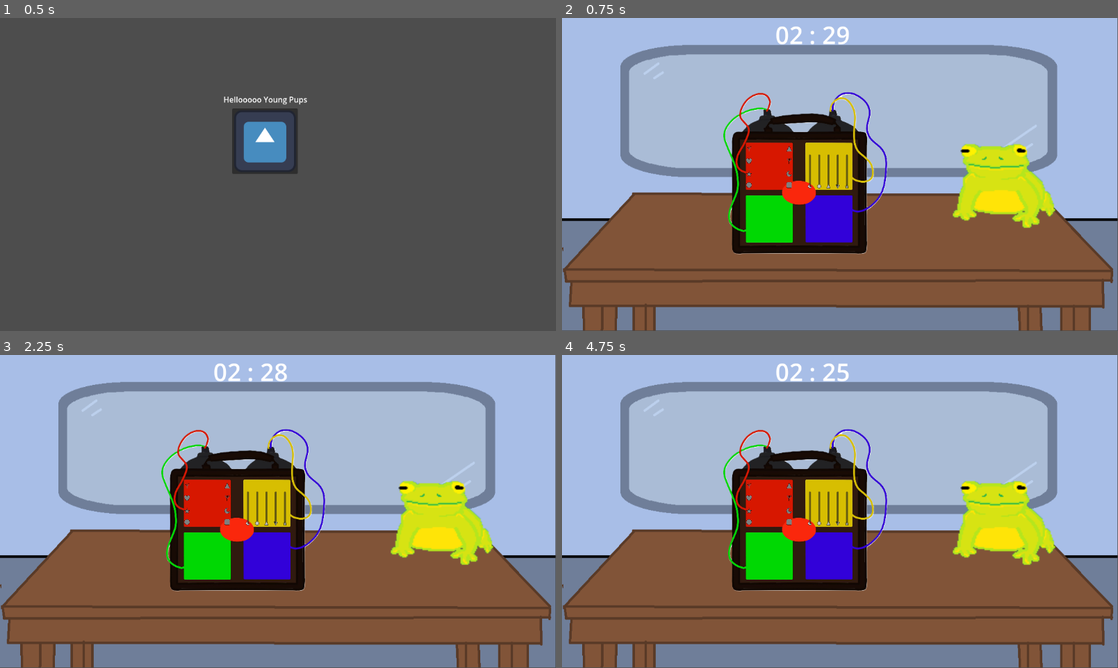
Above: before the commit, frames 1-4 (two rows, left to right).
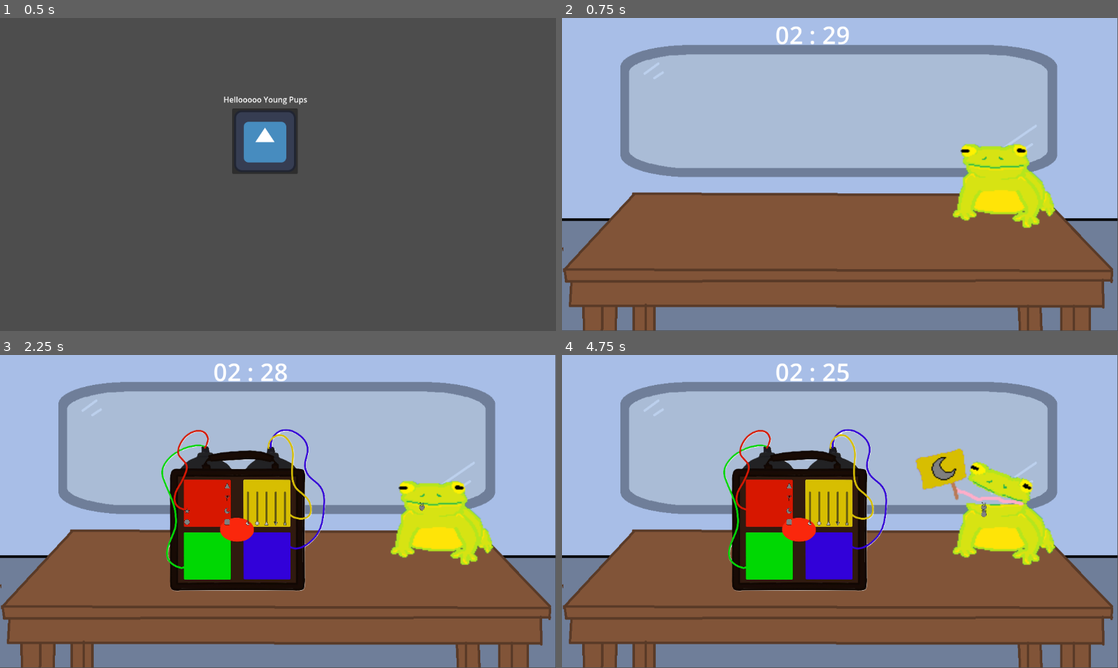
Above: after the commit, the same moments.

Repository: DepressoExpressoBoi/Godot-Wild-Jam-Signal
Game: Godot game, scene res://scenes/game_controller.tscn
The game is run twice, just before and just after one commit, with the same random seed, the same clock (stepped at 60 frames per second) and the same inputs. The engine's default icon, where the game draws it, is replaced by a stand-in: a white triangle on a blue panel in a dark square.
Inputs (mouse positions are in pixels of both pictures, inside the frame that each line leads up to; where the layout moved, square brackets give the same spot in the first picture):
- Up to frame 1 (0.5 s): no input
- Up to frame 2 (0.75 s): click (828, 140) at 0.5 s
- Up to frame 3 (2.25 s): click (189, 486) at 1.25 s; click (189, 498) at 2 s
- Up to frame 4 (4.75 s): click (751, 511) at 2.75 s; click (751, 520) at 3.5 s; click (984, 505) [751, 486] at 4.25 s

Frame 1 is identical in both runs. In frame 2, 11% of the frame differs, in the area x 29-59%, y 23-76%; in frame 3, less than 0.1%; in frame 4, 2.1%.

Commit message:
Added end game states for when timer runs out and for when all the puzzles have been solved. No difference at the moment

Diff:
--- a/project.godot
+++ b/project.godot
@@ -22,7 +22,6 @@
 [display]
 
 window/stretch/mode="viewport"
-window/stretch/aspect="expand"
 
 [physics]
 
--- a/scenes/bomb_and_frog.tscn
+++ b/scenes/bomb_and_frog.tscn
@@ -22,7 +22,9 @@
 scale = Vector2(2.328125, 2.1640625)
 
 [node name="Bomb" parent="." unique_id=258079969 instance=ExtResource("1_1vjqw")]
-position = Vector2(493, 357)
+visible = false
+position = Vector2(897, 328)
+scale = Vector2(0.065, 0.065)
 
 [node name="timerLabel" type="Label" parent="." unique_id=1744390657]
 offset_left = 442.0
@@ -38,7 +40,6 @@
 
 [node name="AudioStreamPlayer2D" type="AudioStreamPlayer2D" parent="." unique_id=1196809095]
 stream = ExtResource("4_5ad8w")
-autoplay = true
 
 [connection signal="input_event" from="Jimmy" to="." method="_on_jimmy_input_event"]
 [connection signal="input_event" from="Bomb" to="." method="_on_bomb_input_event"]
--- a/scenes/jimmy.tscn
+++ b/scenes/jimmy.tscn
@@ -49,11 +49,17 @@
 [ext_resource type="Texture2D" uid="uid://b7jw8onf45bqv" path="res://assets/jimmy/jimmy_clues/red_clues/jimmy_red_triangle.png" id="46_4v4ia"]
 [ext_resource type="Texture2D" uid="uid://dlaj74peq35nr" path="res://assets/jimmy/jimmy_clues/yellow_clues/jimmy_yellow_bun.png" id="47_bsx3k"]
 [ext_resource type="Texture2D" uid="uid://crp41x5e1n3dm" path="res://assets/jimmy/jimmy_clues/yellow_clues/jimmy_yellow_circle.png" id="48_pf8t5"]
+[ext_resource type="Texture2D" uid="uid://dl11ht06v60ea" path="res://assets/jimmy/jimmy_animation/jimmy_tongue_bomb_1.png" id="48_teikv"]
 [ext_resource type="Texture2D" uid="uid://rqm611227eau" path="res://assets/jimmy/jimmy_clues/yellow_clues/jimmy_yellow_fork3.png" id="49_o7ps4"]
+[ext_resource type="Texture2D" uid="uid://8cvx430hoolt" path="res://assets/jimmy/jimmy_animation/jimmy_tongue_bomb_2.png" id="49_tew26"]
+[ext_resource type="Texture2D" uid="uid://cpqrnudppsam2" path="res://assets/jimmy/jimmy_animation/jimmy_tongue_bomb_3.png" id="50_k4qcf"]
 [ext_resource type="Texture2D" uid="uid://nbimv3bv4wr0" path="res://assets/jimmy/jimmy_clues/yellow_clues/jimmy_yellow_fork4.png" id="50_rolvm"]
+[ext_resource type="Texture2D" uid="uid://wadbhr7d41ig" path="res://assets/jimmy/jimmy_animation/jimmy_tongue_bomb_4.png" id="51_4v4ia"]
 [ext_resource type="Texture2D" uid="uid://bemg2y4bn578i" path="res://assets/jimmy/jimmy_clues/yellow_clues/jimmy_yellow_hamburber.png" id="51_naibt"]
 [ext_resource type="Texture2D" uid="uid://y8duravte6eg" path="res://assets/jimmy/jimmy_clues/yellow_clues/jimmy_yellow_heart.png" id="52_0bgk7"]
+[ext_resource type="Texture2D" uid="uid://dt0po2mxihiku" path="res://assets/jimmy/jimmy_animation/jimmy_tongue_bomb_5.png" id="52_bsx3k"]
 [ext_resource type="Texture2D" uid="uid://m81x8oec1ria" path="res://assets/jimmy/jimmy_clues/yellow_clues/jimmy_yellow_moon.png" id="53_gx5h7"]
+[ext_resource type="Texture2D" uid="uid://fq2alc66c6k5" path="res://assets/jimmy/jimmy_animation/jimmy_tongue_bomb_6.png" id="53_pf8t5"]
 [ext_resource type="Texture2D" uid="uid://ciyutfbvn1tb1" path="res://assets/jimmy/jimmy_clues/yellow_clues/jimmy_yellow_pentagon.png" id="54_m62b3"]
 [ext_resource type="Texture2D" uid="uid://w3d2kkrtc32r" path="res://assets/jimmy/jimmy_clues/yellow_clues/jimmy_yellow_square.png" id="55_33gj0"]
 [ext_resource type="Texture2D" uid="uid://m0myyp1mpe3v" path="res://assets/jimmy/jimmy_clues/yellow_clues/jimmy_yellow_star.png" id="56_gilu3"]
@@ -364,6 +370,50 @@
 "speed": 5.0
 }, {
 "frames": [{
+"duration": 0.1,
+"texture": ExtResource("52_bsx3k")
+}, {
+"duration": 0.1,
+"texture": ExtResource("53_pf8t5")
+}, {
+"duration": 0.1,
+"texture": ExtResource("52_bsx3k")
+}, {
+"duration": 0.1,
+"texture": ExtResource("51_4v4ia")
+}, {
+"duration": 0.1,
+"texture": ExtResource("50_k4qcf")
+}, {
+"duration": 0.1,
+"texture": ExtResource("49_tew26")
+}, {
+"duration": 0.1,
+"texture": ExtResource("48_teikv")
+}, {
+"duration": 0.1,
+"texture": ExtResource("6_3fccu")
+}, {
+"duration": 0.1,
+"texture": ExtResource("5_yd47l")
+}, {
+"duration": 0.1,
+"texture": ExtResource("4_ngpqu")
+}, {
+"duration": 0.1,
+"texture": ExtResource("3_3qlgw")
+}, {
+"duration": 0.1,
+"texture": ExtResource("2_oke34")
+}, {
+"duration": 1.0,
+"texture": ExtResource("1_htl5q")
+}],
+"loop": false,
+"name": &"eat_out_bomb",
+"speed": 5.0
+}, {
+"frames": [{
 "duration": 1.0,
 "texture": ExtResource("3_18ehb")
 }],
@@ -1113,6 +1163,47 @@
 }],
 "loop": false,
 "name": &"red_triangle",
+"speed": 5.0
+}, {
+"frames": [{
+"duration": 1.0,
+"texture": ExtResource("1_htl5q")
+}, {
+"duration": 0.1,
+"texture": ExtResource("2_oke34")
+}, {
+"duration": 0.1,
+"texture": ExtResource("3_3qlgw")
+}, {
+"duration": 0.1,
+"texture": ExtResource("4_ngpqu")
+}, {
+"duration": 0.1,
+"texture": ExtResource("5_yd47l")
+}, {
+"duration": 0.1,
+"texture": ExtResource("6_3fccu")
+}, {
+"duration": 0.1,
+"texture": ExtResource("48_teikv")
+}, {
+"duration": 0.1,
+"texture": ExtResource("49_tew26")
+}, {
+"duration": 0.1,
+"texture": ExtResource("50_k4qcf")
+}, {
+"duration": 0.1,
+"texture": ExtResource("51_4v4ia")
+}, {
+"duration": 0.1,
+"texture": ExtResource("52_bsx3k")
+}, {
+"duration": 0.1,
+"texture": ExtResource("53_pf8t5")
+}],
+"loop": false,
+"name": &"spit_out_bomb",
 "speed": 5.0
 }, {
 "frames": [{
@@ -1418,10 +1509,10 @@
 
 [node name="AnimatedSprite2D" type="AnimatedSprite2D" parent="." unique_id=1719427387]
 sprite_frames = SubResource("SpriteFrames_3fccu")
-animation = &"hurry_up"
 
 [node name="CollisionShape2D" type="CollisionShape2D" parent="." unique_id=1537868090]
 position = Vector2(16, 23)
 shape = SubResource("CircleShape2D_k82eu")
 
 [connection signal="animation_finished" from="AnimatedSprite2D" to="." method="_on_animated_sprite_2d_animation_finished"]
+[connection signal="frame_changed" from="AnimatedSprite2D" to="." method="_on_animated_sprite_2d_frame_changed"]
--- a/scripts/bomb_and_frog.gd
+++ b/scripts/bomb_and_frog.gd
@@ -7,10 +7,14 @@
 @onready var label = $timerLabel
 @onready var timer = $Timer
 
+@onready var audio_player = $AudioStreamPlayer2D
+
 var puzzles
 var puzzle_solutions = {}
 var jimmy_clues
 
+var game_done = false
+
 # Variables needed for specific puzzles (i.e. the wire match any future puzzle)
 var wire_match_clue_selected = false
 var wire_match_clue
@@ -21,6 +25,24 @@
 # Jimmy.play("purple_circle")
 
 func _ready() -> void:
+	# Start jimmy animation, tween bomb from jimmy to default position, start timer, start audio
+	Bomb.visible = false
+
+	Jimmy.animation.play('spit_out_bomb')
+
+	var tween = create_tween().set_parallel(true)
+
+	grown_bomb_default_pos = Vector2(493.0, 357.0)
+
+	tween.tween_property(Bomb, "scale", Vector2(0.25, 0.25), 0.6)
+	tween.tween_property(Bomb, "position", grown_bomb_default_pos, 0.6)
+
+	tween.tween_callback(func(): Bomb.visible = true).set_delay(0.25)
+
+	await tween
+
+	audio_player.play()
+
 	# adding timer to the ready func, t.c.
 	timer.start()
 
@@ -36,6 +58,8 @@
 	return [minute, second]
 
 func _process(delta):
+	if not game_done:
+		all_puzzles_solved()
 	label.text = "%02d : %02d" % time_left_to_live()
 
 func choose_puzzle_clue(random_puzzle_color) -> String:
@@ -71,6 +95,19 @@
 			print('You fucked up in choose_puzzle_clue!')
 			return 'failure'
 
+func all_puzzles_solved():
+	var puzzles_solved = 0
+
+	for puzzle in puzzles:
+		if puzzle.solved:
+			puzzles_solved = puzzles_solved + 1
+
+	if len(puzzles) == puzzles_solved:
+		print('game_over good')
+		game_done = true
+		audio_player.stop()
+		jimmy_eat_bomb()
+
 func display_clue(random_puzzle_color, random_puzzle_shape):
 	var puzzle = puzzle_solutions[random_puzzle_color][0]
 
@@ -103,6 +140,21 @@
 
 	return tween
 
+func jimmy_eat_bomb() -> Tween:
+	Bomb.visible = true
+
+	Jimmy.animation.play('spit_out_bomb')
+	Jimmy.animation.play('eat_out_bomb')
+
+	var tween = create_tween().set_parallel(true)
+
+	tween.tween_property(Bomb, "scale", Vector2(0.065, 0.065), 0.6)
+	tween.tween_property(Bomb, "position", Vector2(897.0, 328.0), 0.6)
+
+	tween.tween_callback(func(): Bomb.visible = false).set_delay(0.35)
+
+	return tween
+
 # This function will play the animation for one the random clues for all the puzzles. Currently it only does the purple
 # puzzle clues. It checks the puzzles individual copy of their shape_solution array for the clue to give. The PowerSLide
 # puzzle currently doesn't remove for correct answers, and maybe it shouldn't? But for other puzzles and that one it can be
@@ -142,11 +194,8 @@
 
 		print(random_puzzle_color + '_' + random_puzzle_shape)
 		display_clue(random_puzzle_color, random_puzzle_shape)
-		#
-		#if len(puzzle_solutions[random_puzzle]) > 0:
-			#Jimmy.animation.play(random_puzzle + '_' + random_puzzle_clue)
-		#else:
-			#print('Can\'t animate clue')
+	if event is InputEventMouseButton and event.button_index == MOUSE_BUTTON_RIGHT and event.pressed:
+		jimmy_eat_bomb()
 
 func _on_bomb_input_event(viewport: Node, event: InputEvent, shape_idx: int) -> void:
 	if event is InputEventMouseButton and event.button_index == MOUSE_BUTTON_RIGHT and event.pressed:
@@ -176,3 +225,5 @@
 
 func _on_timer_timeout() -> void:
 	print('game_over')
+	audio_player.stop()
+	jimmy_eat_bomb()
--- a/scripts/jimmy.gd
+++ b/scripts/jimmy.gd
@@ -6,4 +6,17 @@
 
 func _on_animated_sprite_2d_animation_finished() -> void:
 	jimmy_area.monitoring = true
+	animation.offset = Vector2(0.0, 0.0)
 	animation.play("default")
+
+func _on_animated_sprite_2d_frame_changed() -> void:
+	if animation.animation  == 'spit_out_bomb':
+		if animation.frame >= 6:
+			animation.offset = Vector2(-64.0, 0.0)
+		else:
+			animation.offset = Vector2(0.0, 0.0)
+	if animation.animation  == 'eat_out_bomb':
+		if animation.frame <= 6:
+			animation.offset = Vector2(-64.0, 0.0)
+		else:
+			animation.offset = Vector2(0.0, 0.0)
Binary file added: assets/jimmy/jimmy_animation/jimmy_tongue_bomb_1.png
Not shown, added: assets/jimmy/jimmy_animation/jimmy_tongue_bomb_1.png.import
Binary file added: assets/jimmy/jimmy_animation/jimmy_tongue_bomb_2.png
Not shown, added: assets/jimmy/jimmy_animation/jimmy_tongue_bomb_2.png.import
Binary file added: assets/jimmy/jimmy_animation/jimmy_tongue_bomb_3.png
Not shown, added: assets/jimmy/jimmy_animation/jimmy_tongue_bomb_3.png.import
Binary file added: assets/jimmy/jimmy_animation/jimmy_tongue_bomb_4.png
Not shown, added: assets/jimmy/jimmy_animation/jimmy_tongue_bomb_4.png.import
Binary file added: assets/jimmy/jimmy_animation/jimmy_tongue_bomb_5.png
Not shown, added: assets/jimmy/jimmy_animation/jimmy_tongue_bomb_5.png.import
Binary file added: assets/jimmy/jimmy_animation/jimmy_tongue_bomb_6.png
Not shown, added: assets/jimmy/jimmy_animation/jimmy_tongue_bomb_6.png.import
(and 1 more such lines)
